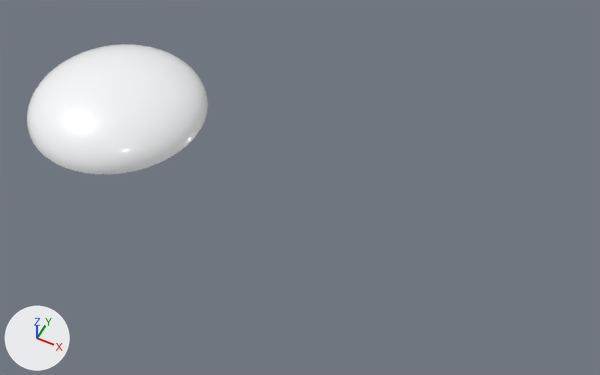
What one commit did to the glTF model public/assets/reef/reef-pod.glb.
Both versions are drawn from a camera (50 mm lens) standing at (4.9, -5.25, 6.37) and looking at (2.34, -0.14, -0.01). The lights are fixed; the arrows at lower left show +X, +Y and +Z. The picture after the commit comes second. Vertices at exactly the same position are counted once.

Objects in the first picture: 'ReefPod'.
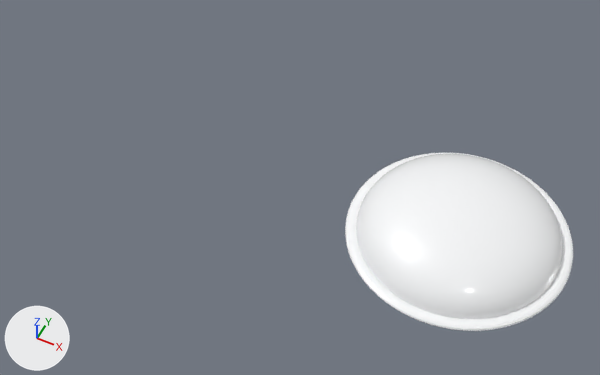
The change, as a diff of the scene's bpy script:
```diff
--- a/public/assets/reef/reef-pod.glb.py
+++ b/public/assets/reef/reef-pod.glb.py
@@ me_sphere @@
 # used by ob_reefpod; location = (0.0, 0.0, 0.0)
-me_sphere.from_pydata(...)  # 577 vertices, 1104 faces; spans x -1.0..1.0, y -1.0..1.0, z 0.0..0.45
+me_sphere.from_pydata(...)  # 1345 vertices, 2640 faces; spans x -1.1..1.1, y -1.1..1.1, z -0.03..0.45
+# me_sphere part 1: a new loose piece of 768 vertices spanning x -1.1..1.1, y -1.1..1.1, z -0.03..0.03, in mat_reefwhite (white #fafcfd)
 me_sphere.materials.append(mat_reefwhite)
@@ ob_reefpod @@
 ob_reefpod = bpy.data.objects.new('ReefPod', me_sphere)
-ob_reefpod.location = (0.0, 0.0, 0.0)
+ob_reefpod.location = (4.0, 0.0, 0.0)
```

Location of each change, (x1, y1, x2, y2) in pixels of the pictures (600 x 375 px):
'ReefPod', reshaped, moved (26% wider, 37% taller)
    before: (27, 44, 208, 174)
    after: (345, 152, 573, 331)
part 1 of me_sphere, added
    after: (345, 152, 573, 331)
